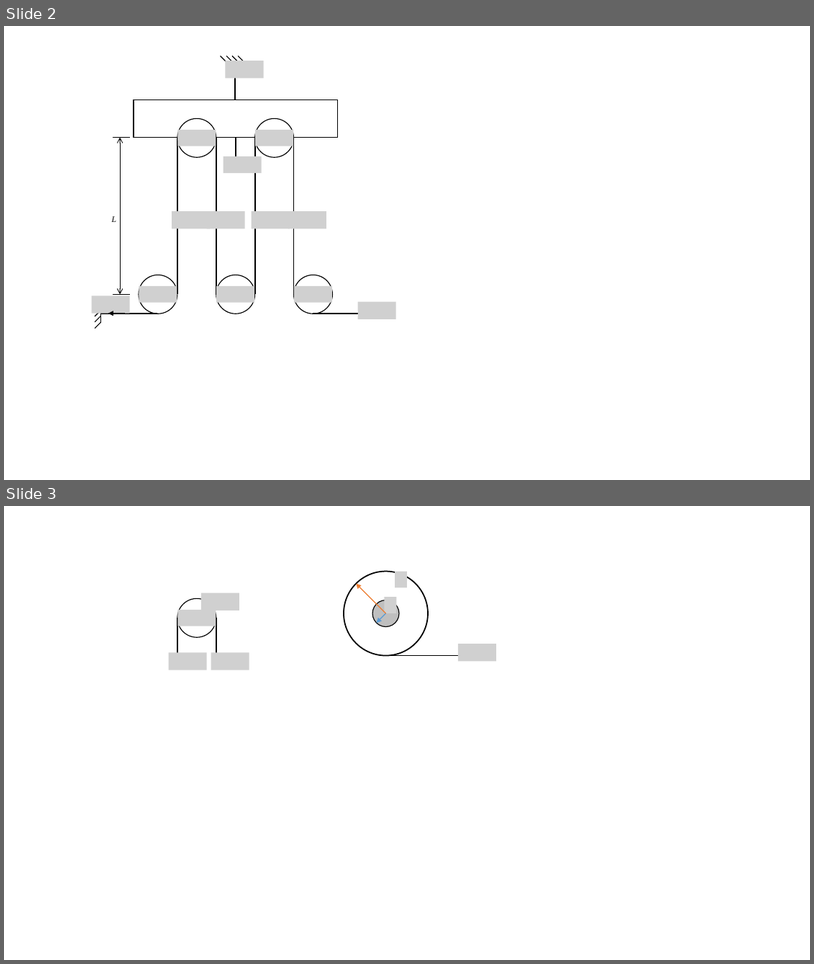
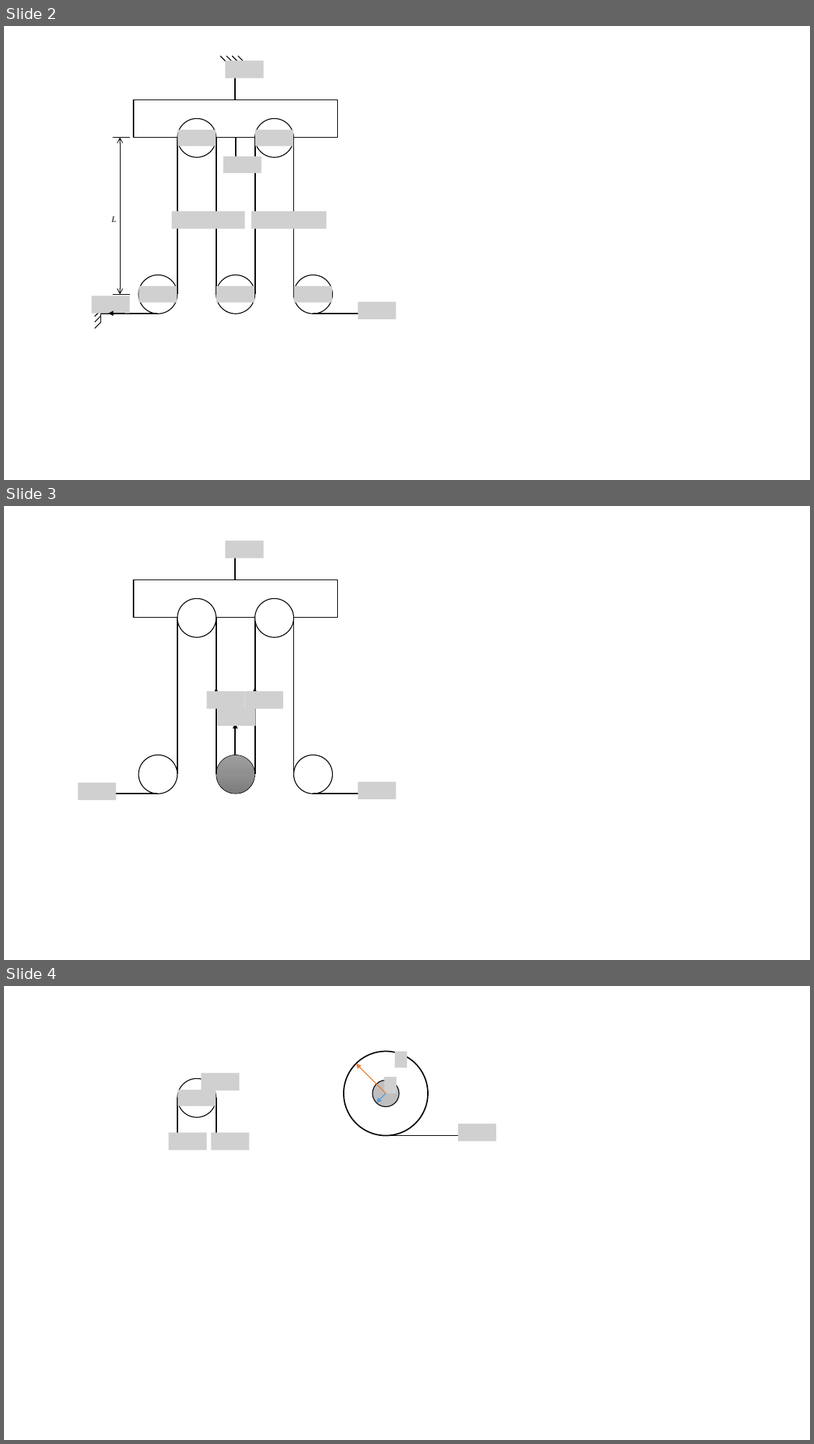
Before and after one commit to EduardoDorr/Monografia-TCC-II, a slide deck: i/Modelos.pptx. Shown one above the other, each under a label of ours: slides 2 and 3 before the commit, slides 2, 3 and 4 after it. The pictures are 814x964 and 814x1444 pixels, drawn with LibreOffice and Linux fonts; fonts in the diff are those of the drawing; grey boxes stand for pictures; background and template pictures are left out. Boxes give left, top, right and bottom in pixels: in the first picture for what was removed or moved away, otherwise in the second. Text is boxed around its words. In the diff, an @@ line names an element or a change of style, - is before the commit and + after.

```diff
--- a/i/Modelos.pptx
+++ b/i/Modelos.pptx
@@ slide 3 added at (x1=4, y1=506, x2=810, y2=960), background #FFFFFF @@
@@ picture added at (x1=226, y1=541, x2=263, y2=558) @@
@@ arrow added from (235, 580) to (235, 542), #000000 1.5 pt @@
@@ rectangle added at (x1=134, y1=580, x2=337, y2=618), outline #000000 1 pt @@
@@ ellipse added at (x1=178, y1=599, x2=216, y2=637), fill #FFFFFF, outline #000000 1 pt @@
@@ ellipse added at (x1=255, y1=599, x2=293, y2=637), fill #FFFFFF, outline #000000 1 pt @@
@@ line added from (178, 618) to (178, 774), #000000 1.5 pt @@
@@ line added from (216, 618) to (216, 774), #000000 1.5 pt @@
@@ line added from (255, 618) to (255, 774), #000000 1.5 pt @@
@@ line added from (293, 618) to (293, 774), #000000 1.5 pt @@
@@ picture added at (x1=206, y1=691, x2=244, y2=708) @@
@@ arrow added from (216, 705) to (216, 688), #000000 1.5 pt @@
@@ picture added at (x1=245, y1=691, x2=283, y2=708) @@
@@ arrow added from (255, 705) to (255, 688), #000000 1.5 pt @@
@@ picture added at (x1=218, y1=708, x2=256, y2=726) @@
@@ arrow added from (236, 754) to (236, 723), #000000 1.5 pt @@
@@ ellipse added at (x1=139, y1=754, x2=178, y2=793), fill #FFFFFF, outline #000000 1 pt @@
@@ ellipse added at (x1=216, y1=754, x2=255, y2=793), fill gradient #9D9D9D to #909090 to #7C7C7C, outline #000000 0.5 pt @@
@@ ellipse added at (x1=293, y1=754, x2=332, y2=793), fill #FFFFFF, outline #000000 1 pt @@
@@ picture added at (x1=78, y1=782, x2=116, y2=800) @@
@@ picture added at (x1=358, y1=781, x2=396, y2=799) @@
@@ arrow added from (157, 793) to (100, 793), #000000 1.5 pt @@
@@ arrow added from (313, 793) to (370, 793), #000000 1.5 pt @@
@@ what was slide 3 is now slide 4 @@
```
Also in this commit, not shown: 49 other files.
